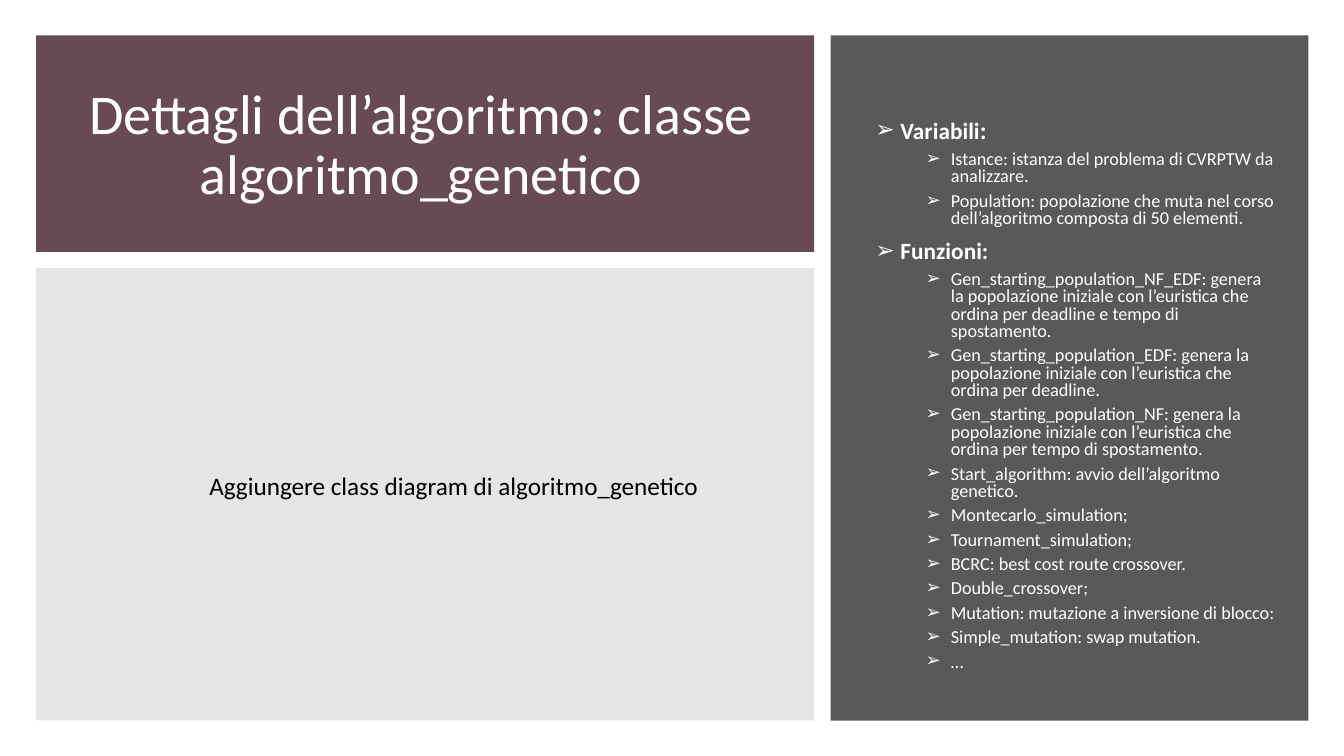
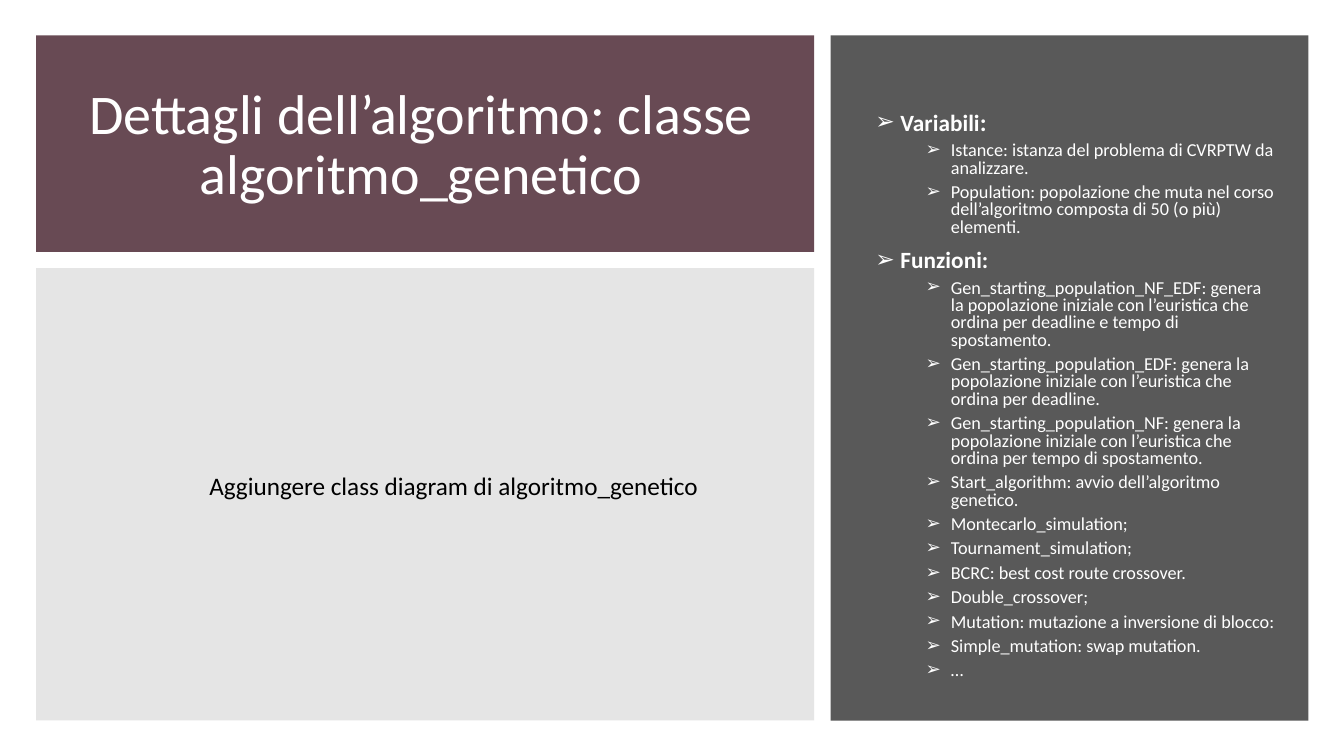
Before and after one commit to gdr-98/Greedy-heuristics-and-genetic-algorithm-for-a-CVRPTW-problem-resolution-, a slide deck: slide 26 of Power_point_nik.pptx (slide 17 before the commit). Drawn at 1344x756 pixels with LibreOffice and Linux fonts; fonts in the diff are those of the drawing. Boxes give left, top, right and bottom in pixels: in the first picture for what was removed or moved away, otherwise in the second. Text is boxed around its words. In the diff, an @@ line names an element or a change of style, - is before the commit and + after.

```diff
--- a/Power_point_nik.pptx
+++ b/Power_point_nik.pptx
@@ text at [951,185,1274,233]: text changed @@
-  ➢ Population: popolazione che muta nel corso dell’algoritmo composta di 50 elementi.
+  ➢ Population: popolazione che muta nel corso dell’algoritmo composta di 50 (o più) elementi.
```
Also in this commit, not shown: 14 other slides changed, 7 slides added, 3 slides removed.
